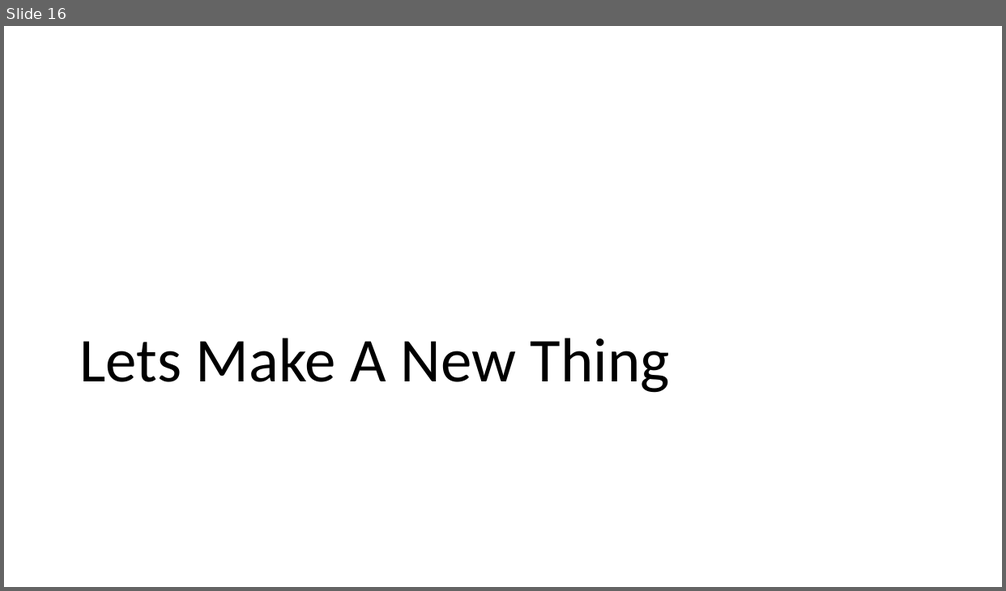
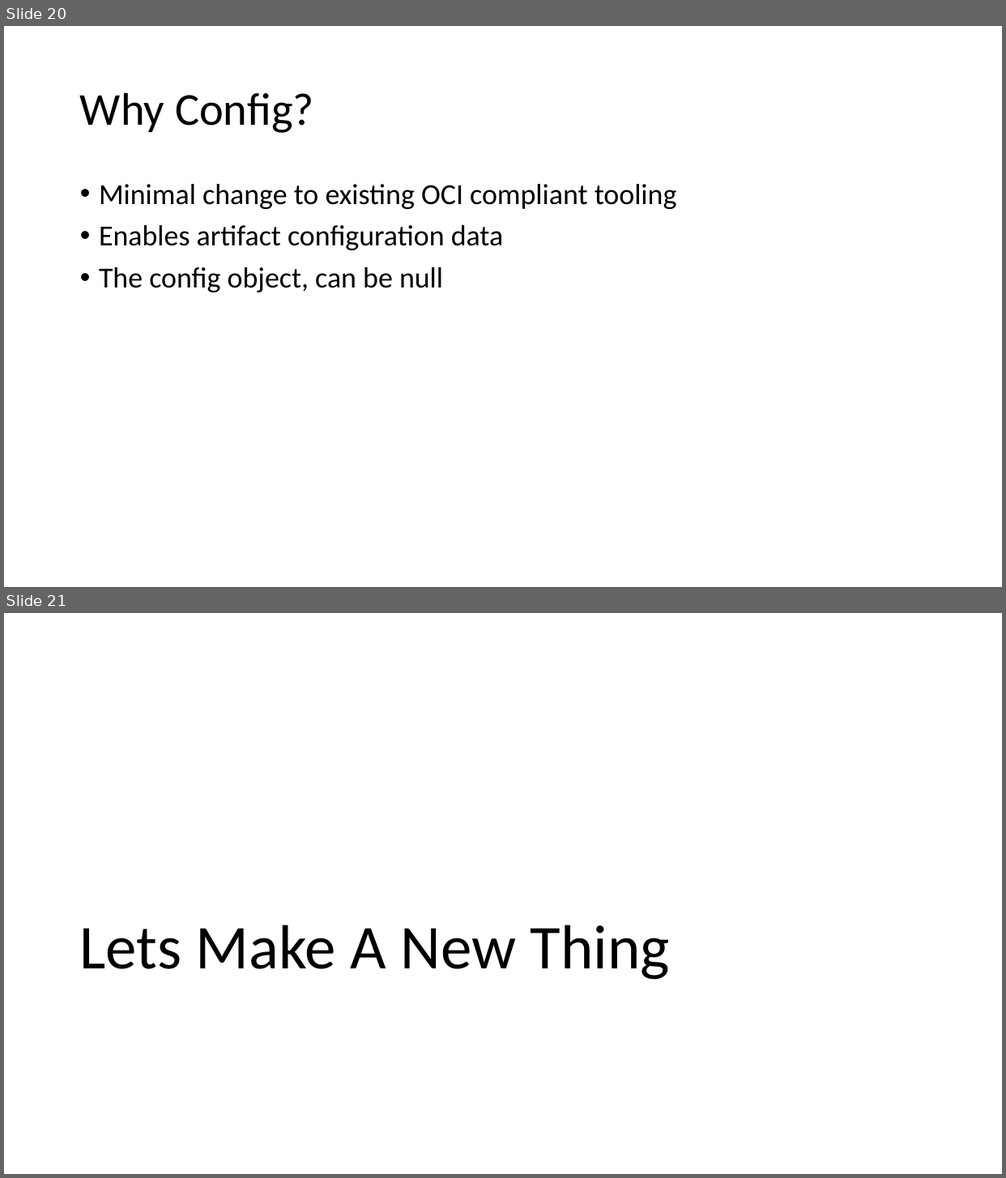
Before and after one commit to SteveLasker/Presentations, a slide deck: ACR/OCIArtifactRegistries.pptm. Shown one above the other, each under a label of ours: slide 16 before the commit, slides 20 and 21 after it. The pictures are 1006x591 and 1006x1178 pixels, drawn with LibreOffice and Linux fonts; fonts in the diff are those of the drawing. Boxes give left, top, right and bottom in pixels: in the first picture for what was removed or moved away, otherwise in the second. Text is boxed around its words. In the diff, an @@ line names an element or a change of style, - is before the commit and + after.

Commit message:
OCI artifact registry Rejekts deck updates

```diff
--- a/ACR/OCIArtifactRegistries.pptm
+++ b/ACR/OCIArtifactRegistries.pptm
@@ slide 20 added at (4,26,1002,587), background #FFFFFF @@
@@ title added at (80,92,314,133), 44 pt, text #000000 @@
+Why Config?
@@ text added at (99,184,677,292), 28 pt, text #000000 @@
+• Minimal change to existing OCI compliant tooling
+• Enables artifact configuration data
+• The config object, can be null
@@ what was slide 16 is now slide 21 @@
```
Also in this commit, not shown: 10 slides changed, 6 other slides added, 2 slides removed.
